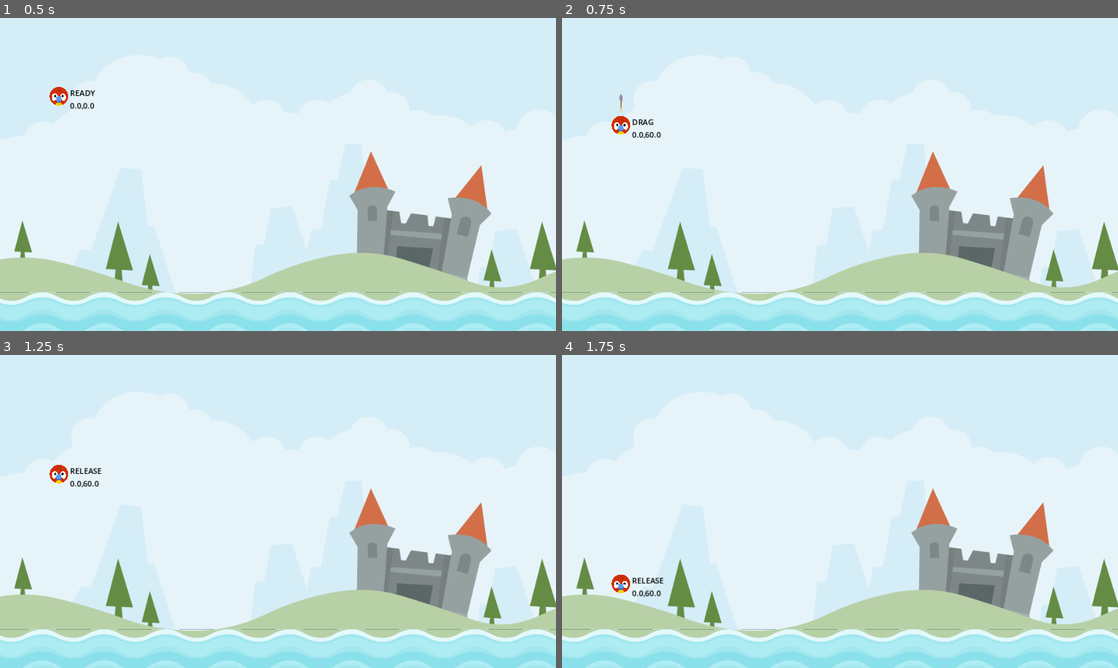
Above: before the commit, frames 1-4 (two rows, left to right).
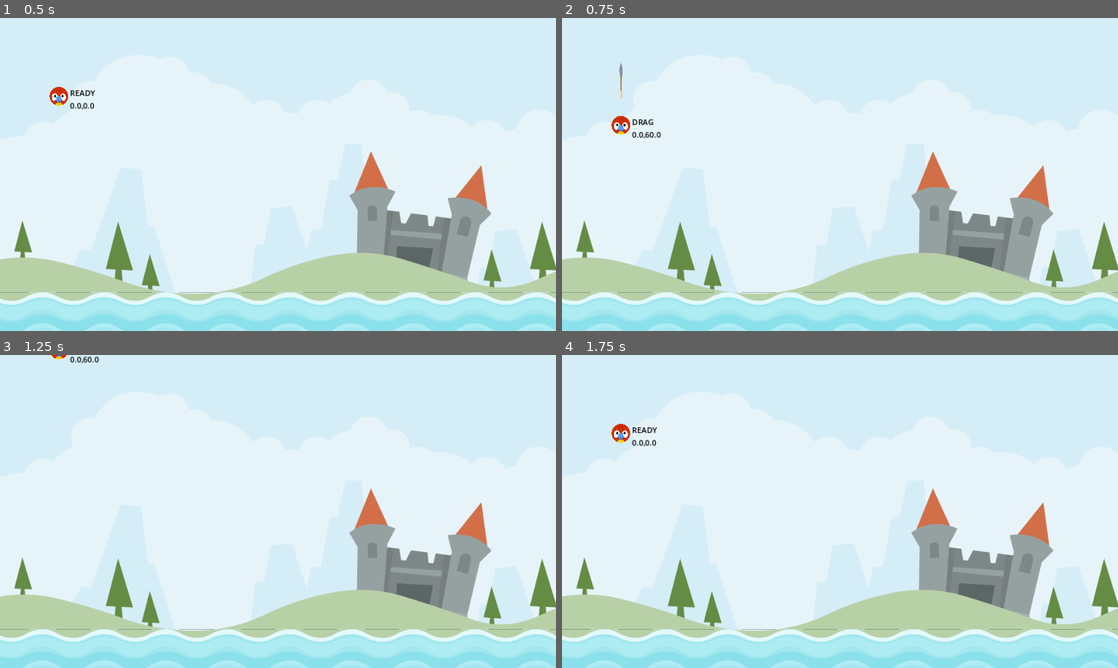
Above: after the commit, the same moments.

Repository: vanonselenp/jam
Game: Godot game, scene res://scenes/level/level.tscn
Two runs of this game, one before a commit and one after it. Both use one fixed random seed, a clock stepped at 60 frames per second and the inputs below.
Inputs (mouse positions are in pixels of both pictures, inside the frame that each line leads up to):
- Up to frame 1 (0.5 s): no input
- Up to frame 2 (0.75 s): tap Enter at 0.5 s; drag from (623, 96) to (845, 321) at 0.52 s
- Up to frame 3 (1.25 s): no input
- Up to frame 4 (1.75 s): drag from (728, 527) to (845, 658) at 1.27 s

Frame 1 is identical in both runs. In frame 2, less than 0.1% of the frame differs, in the area x 10-11%, y 14-30%; in frame 3, 0.4%; in frame 4, 0.6%, in the area x 8-19%, y 22-78%.

Commit message:
main: drag

Diff:
--- a/jumpstart-godot/angry_animals/scenes/animal/animal.gd
+++ b/jumpstart-godot/angry_animals/scenes/animal/animal.gd
@@ -5,21 +5,26 @@
 
 const DRAG_LIMIT_MAX: Vector2 = Vector2(0, 60)
 const DRAG_LIMIT_MIN: Vector2 = Vector2(-60, 0)
+const IMPULSE_MULT: float = 20.0
+const IMPULSE_MAX: float = 1200.0
 
 var _state: ANIMAL_STATE = ANIMAL_STATE.READY
 var _start: Vector2 = Vector2.ZERO
 var _drag_start: Vector2 = Vector2.ZERO
 var _dragged_vector: Vector2 = Vector2.ZERO
 var _previous_dragged_vector: Vector2 = Vector2.ZERO
+var _arrow_scale_x: float = 0.0
 
 @onready var label = $Label
+@onready var arrow = $Arrow
 @onready var strech_sound = $StrechSound
-@onready var arrow = $Arrow
+@onready var launch_sound = $LaunchSound
 
 # Called when the node enters the scene tree for the first time.
 func _ready():
 	_start = position
 	arrow.hide()
+	_arrow_scale_x = arrow.scale.x
 
 
 # Called every frame. 'delta' is the elapsed time since the previous frame.
@@ -49,16 +54,25 @@
 	queue_free()
 
 
+func set_drag() -> void:
+	_drag_start = get_global_mouse_position()
+	arrow.show()
+
+
+func set_release() -> void:
+	freeze = false
+	apply_central_impulse(get_impulse())
+	launch_sound.play()
+	arrow.hide()
+
+
 func set_new_state(new_state: ANIMAL_STATE) -> void:
 	_state = new_state
 
 	if _state == ANIMAL_STATE.RELEASE:
-		freeze = false
-		arrow.hide()
-
+		set_release()
 	elif _state == ANIMAL_STATE.DRAG:
-		_drag_start = get_global_mouse_position()
-		arrow.show()
+		set_drag()
 
 
 func play_steched_sound() -> void:
@@ -70,7 +84,16 @@
 	return gmp - _drag_start
 
 
+func get_impulse() -> Vector2:
+	return _dragged_vector * -1 * IMPULSE_MULT
+
+
 func scale_arrow() -> void:
+	var impulse_length = get_impulse().length()
+	var percentage = impulse_length / IMPULSE_MAX
+	var arrow_length = (_arrow_scale_x * percentage) + _arrow_scale_x
+	arrow.scale.x = arrow_length
+
 	arrow.rotation = (_start - position).angle()
 
 
--- a/jumpstart-godot/angry_animals/scenes/animal/animal.tscn
+++ b/jumpstart-godot/angry_animals/scenes/animal/animal.tscn
@@ -1,9 +1,10 @@
-[gd_scene load_steps=6 format=3 uid="uid://bqpjewnrc3uj0"]
+[gd_scene load_steps=7 format=3 uid="uid://bqpjewnrc3uj0"]
 
 [ext_resource type="Script" path="res://scenes/animal/animal.gd" id="1_2m05k"]
 [ext_resource type="Texture2D" uid="uid://cdhtds0s34eb2" path="res://assets/player/parrot.png" id="1_lbprt"]
 [ext_resource type="Texture2D" uid="uid://8s5gl6mvlc6s" path="res://assets/items/arrow.png" id="3_luq3j"]
 [ext_resource type="AudioStream" uid="uid://b42pkuk0h2bms" path="res://assets/audio/stretch2.ogg" id="4_at2yw"]
+[ext_resource type="AudioStream" uid="uid://dh1o2i3elfhcc" path="res://assets/audio/catapult.ogg" id="5_lky4u"]
 
 [sub_resource type="CircleShape2D" id="CircleShape2D_onsm5"]
 radius = 19.0
@@ -41,5 +42,8 @@
 [node name="StrechSound" type="AudioStreamPlayer2D" parent="."]
 stream = ExtResource("4_at2yw")
 
+[node name="LaunchSound" type="AudioStreamPlayer2D" parent="."]
+stream = ExtResource("5_lky4u")
+
 [connection signal="input_event" from="." to="." method="_on_input_event"]
 [connection signal="screen_exited" from="VisibleOnScreenNotifier2D" to="." method="_on_visible_on_screen_notifier_2d_screen_exited"]
